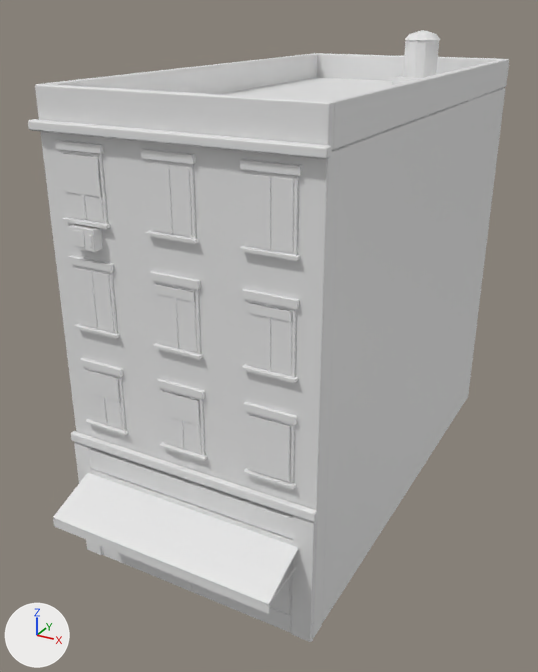
Before and after pictures for a commit that changed the glTF model modelos/ciudad/edificios/ladr_8_a.glb.
Both versions are drawn from a 50 mm camera at (10.4, -14.1, 15.9) aimed at (-0.6, 5.9, 5.9). The lights are fixed; the arrows at lower left show +X, +Y and +Z. The first picture is the older version. Vertices at exactly the same position are counted once.

Objects in the first picture: 'ladr_8_a'.
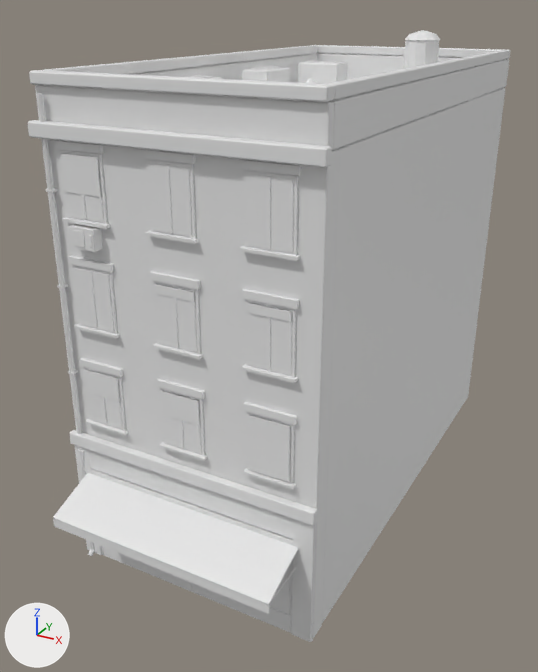
The edits, one by one:
me_ladr_8_a is used by ob_ladr_8_a; location (0.0, 0.0, 0.0).
me_ladr_8_a had 882 vertices, 1472 faces and spanned x -4.1..4.1, y -1.7..16.0, z 0.0..15.2.
me_ladr_8_a now has 1649 vertices, 2846 faces and spans x -4.1..4.1, y -1.7..16.0, z 0.0..15.2.
me_ladr_8_a part 1: a new loose piece, a 6-sided cylinder along z spanning x -3.76..-3.64, y -0.2..-0.06, z 0.15..14.0.
me_ladr_8_a part 2: 12 vertices moved from x -4.1..4.1, y -0.3..0.0, z 13.1..13.2 to x -4.1..4.1, y -0.3..0.0, z 12.9..13.0; 391 vertices added at x -4.0..4.0, y -0.1..16.0, z 13.2..14.5.
me_ladr_8_a part 3: 6 vertices moved within x -4.0..4.0, y -0.2..0.0, z 4.1; 8 vertices removed from x -4.0..4.0, y -0.2..0.0, z 4.1..4.3; 20 vertices added at x -4.0..4.0, y -0.3..0.0, z 0.0..4.4.
Other edits to the shape of me_ladr_8_a do not show in these pictures.

Location of each change, [x1, y1, x2, y2] in pixels of the pictures (538 x 672 px; the box of a moved part takes in the faces that stretch with it):
'ladr_8_a', reshaped: before [28, 30, 509, 642]; after [27, 30, 511, 642]
part 1 of me_ladr_8_a, added: after [37, 94, 94, 550]
part 2 of me_ladr_8_a, built on: before [28, 122, 332, 159]; after [27, 45, 511, 168]
part 3 of me_ladr_8_a, moved or reshaped: before [71, 435, 318, 522]; after [70, 434, 318, 556]
